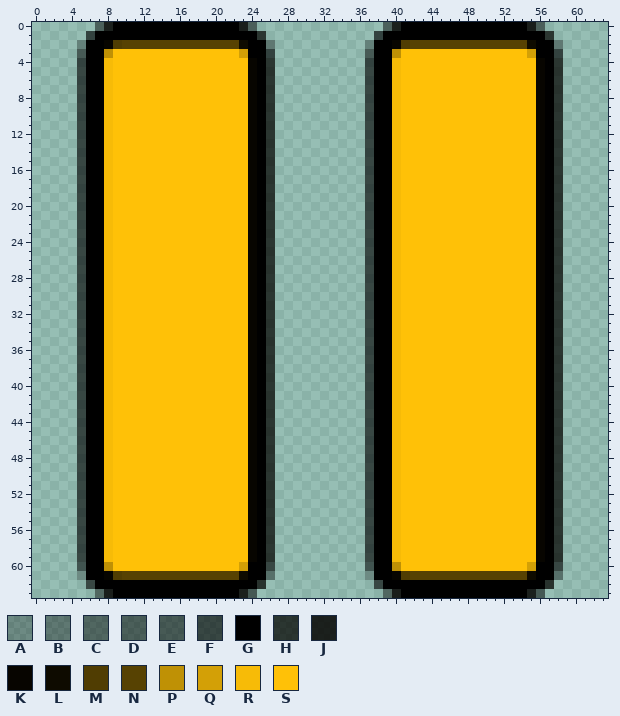
Two states of a pixel-art sprite, images/buttons/pause.png. The picture above is the old version.
The file is 64x64 pixels. Pixels under 10% opacity are left out. Colours within 5 levels of each other are drawn and written as one.
Palette (. is transparent): A #00000046  B #0000005e  C #00000075  D #00000080  E #00000086  F #000000a0  G #000000  H #030300ba  J #040200d6  K #070500  L #0e0b00  M #503d02  N #574202  P #bf9105  Q #d3a006  R #f7bb07  S #ffc107
Pixels before (only the part around the change), first column x 0:
 0 .......CJGGGGGGGGGGGGGGJD..............CJGGGGGGGGGGGGGGJD.......
 1 ......FGGGGGGGGGGGGGGGGGGH............FGGGGGGGGGGGGGGGGGGH......
 2 .....AGGKMNNNNNNNNNNNNNLGGB..........AGGKMNNNNNNNNNNNNNLGGB.....
 3 .....EGGPSSSSSSSSSSSSSSQGGF..........EGGPSSSSSSSSSSSSSSQGGF.....
 4 .....FGGRSSSSSSSSSSSSSSSKGH..........FGGRSSSSSSSSSSSSSSSKGH.....
 5 .....FGGRSSSSSSSSSSSSSSSKGH..........FGGRSSSSSSSSSSSSSSSKGH.....
 6 .....FGGRSSSSSSSSSSSSSSSKGH..........FGGRSSSSSSSSSSSSSSSKGH.....
 7 .....FGGRSSSSSSSSSSSSSSSKGH..........FGGRSSSSSSSSSSSSSSSKGH.....
 8 .....FGGRSSSSSSSSSSSSSSSKGH..........FGGRSSSSSSSSSSSSSSSKGH.....
 9 .....FGGRSSSSSSSSSSSSSSSKGH..........FGGRSSSSSSSSSSSSSSSKGH.....
10 .....FGGRSSSSSSSSSSSSSSSKGH..........FGGRSSSSSSSSSSSSSSSKGH.....
11 .....FGGRSSSSSSSSSSSSSSSKGH..........FGGRSSSSSSSSSSSSSSSKGH.....
12 .....FGGRSSSSSSSSSSSSSSSKGH..........FGGRSSSSSSSSSSSSSSSKGH.....
13 .....FGGRSSSSSSSSSSSSSSSKGH..........FGGRSSSSSSSSSSSSSSSKGH.....
14 .....FGGRSSSSSSSSSSSSSSSKGH..........FGGRSSSSSSSSSSSSSSSKGH.....
15 .....FGGRSSSSSSSSSSSSSSSKGH..........FGGRSSSSSSSSSSSSSSSKGH.....
16 .....FGGRSSSSSSSSSSSSSSSKGH..........FGGRSSSSSSSSSSSSSSSKGH.....
17 .....FGGRSSSSSSSSSSSSSSSKGH..........FGGRSSSSSSSSSSSSSSSKGH.....
18 .....FGGRSSSSSSSSSSSSSSSKGH..........FGGRSSSSSSSSSSSSSSSKGH.....
19 .....FGGRSSSSSSSSSSSSSSSKGH..........FGGRSSSSSSSSSSSSSSSKGH.....
20 .....FGGRSSSSSSSSSSSSSSSKGH..........FGGRSSSSSSSSSSSSSSSKGH.....
21 .....FGGRSSSSSSSSSSSSSSSKGH..........FGGRSSSSSSSSSSSSSSSKGH.....
22 .....FGGRSSSSSSSSSSSSSSSKGH..........FGGRSSSSSSSSSSSSSSSKGH.....
23 .....FGGRSSSSSSSSSSSSSSSKGH..........FGGRSSSSSSSSSSSSSSSKGH.....
24 .....FGGRSSSSSSSSSSSSSSSKGH..........FGGRSSSSSSSSSSSSSSSKGH.....
25 .....FGGRSSSSSSSSSSSSSSSKGH..........FGGRSSSSSSSSSSSSSSSKGH.....
26 .....FGGRSSSSSSSSSSSSSSSKGH..........FGGRSSSSSSSSSSSSSSSKGH.....
27 .....FGGRSSSSSSSSSSSSSSSKGH..........FGGRSSSSSSSSSSSSSSSKGH.....
28 .....FGGRSSSSSSSSSSSSSSSKGH..........FGGRSSSSSSSSSSSSSSSKGH.....
29 .....FGGRSSSSSSSSSSSSSSSKGH..........FGGRSSSSSSSSSSSSSSSKGH.....
30 .....FGGRSSSSSSSSSSSSSSSKGH..........FGGRSSSSSSSSSSSSSSSKGH.....
31 .....FGGRSSSSSSSSSSSSSSSKGH..........FGGRSSSSSSSSSSSSSSSKGH.....
32 .....FGGRSSSSSSSSSSSSSSSKGH..........FGGRSSSSSSSSSSSSSSSKGH.....
33 .....FGGRSSSSSSSSSSSSSSSKGH..........FGGRSSSSSSSSSSSSSSSKGH.....
34 .....FGGRSSSSSSSSSSSSSSSKGH..........FGGRSSSSSSSSSSSSSSSKGH.....
35 .....FGGRSSSSSSSSSSSSSSSKGH..........FGGRSSSSSSSSSSSSSSSKGH.....
36 .....FGGRSSSSSSSSSSSSSSSKGH..........FGGRSSSSSSSSSSSSSSSKGH.....
37 .....FGGRSSSSSSSSSSSSSSSKGH..........FGGRSSSSSSSSSSSSSSSKGH.....
38 .....FGGRSSSSSSSSSSSSSSSKGH..........FGGRSSSSSSSSSSSSSSSKGH.....
39 .....FGGRSSSSSSSSSSSSSSSKGH..........FGGRSSSSSSSSSSSSSSSKGH.....
40 .....FGGRSSSSSSSSSSSSSSSKGH..........FGGRSSSSSSSSSSSSSSSKGH.....
41 .....FGGRSSSSSSSSSSSSSSSKGH..........FGGRSSSSSSSSSSSSSSSKGH.....
42 .....FGGRSSSSSSSSSSSSSSSKGH..........FGGRSSSSSSSSSSSSSSSKGH.....
43 .....FGGRSSSSSSSSSSSSSSSKGH..........FGGRSSSSSSSSSSSSSSSKGH.....
44 .....FGGRSSSSSSSSSSSSSSSKGH..........FGGRSSSSSSSSSSSSSSSKGH.....
45 .....FGGRSSSSSSSSSSSSSSSKGH..........FGGRSSSSSSSSSSSSSSSKGH.....
46 .....FGGRSSSSSSSSSSSSSSSKGH..........FGGRSSSSSSSSSSSSSSSKGH.....
47 .....FGGRSSSSSSSSSSSSSSSKGH..........FGGRSSSSSSSSSSSSSSSKGH.....
48 .....FGGRSSSSSSSSSSSSSSSKGH..........FGGRSSSSSSSSSSSSSSSKGH.....
49 .....FGGRSSSSSSSSSSSSSSSKGH..........FGGRSSSSSSSSSSSSSSSKGH.....
50 .....FGGRSSSSSSSSSSSSSSSKGH..........FGGRSSSSSSSSSSSSSSSKGH.....
51 .....FGGRSSSSSSSSSSSSSSSKGH..........FGGRSSSSSSSSSSSSSSSKGH.....
52 .....FGGRSSSSSSSSSSSSSSSKGH..........FGGRSSSSSSSSSSSSSSSKGH.....
53 .....FGGRSSSSSSSSSSSSSSSKGH..........FGGRSSSSSSSSSSSSSSSKGH.....
54 .....FGGRSSSSSSSSSSSSSSSKGH..........FGGRSSSSSSSSSSSSSSSKGH.....
55 .....FGGRSSSSSSSSSSSSSSSKGH..........FGGRSSSSSSSSSSSSSSSKGH.....
56 .....FGGRSSSSSSSSSSSSSSSKGH..........FGGRSSSSSSSSSSSSSSSKGH.....
57 .....FGGRSSSSSSSSSSSSSSSKGH..........FGGRSSSSSSSSSSSSSSSKGH.....
58 .....FGGRSSSSSSSSSSSSSSSKGH..........FGGRSSSSSSSSSSSSSSSKGH.....
59 .....FGGRSSSSSSSSSSSSSSSKGH..........FGGRSSSSSSSSSSSSSSSKGH.....
60 .....EGGPSSSSSSSSSSSSSSQGGF..........EGGPSSSSSSSSSSSSSSQGGF.....
61 .....AGGKMNNNNNNNNNNNNNLGGB..........AGGKMNNNNNNNNNNNNNLGGB.....
62 ......FGGGGGGGGGGGGGGGGGGH............FGGGGGGGGGGGGGGGGGGH......
63 .......CJGGGGGGGGGGGGGGJD..............CJGGGGGGGGGGGGGGJD.......
New version:
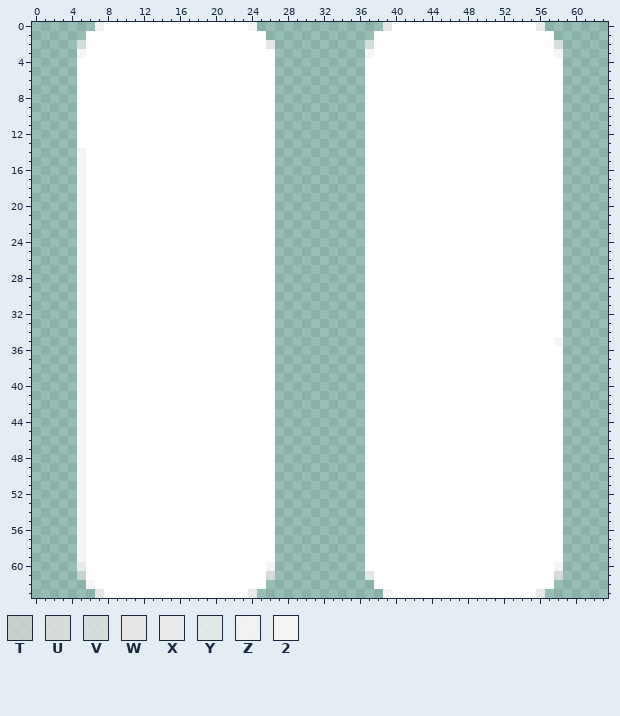
Colours new in this view: T #dadadab9  U #e3e3e3d7  V #e7e7e7cc  W #ebebebe9  X #eeeeeef0  Y #efefefda  Z #f5f5f5f3  2 #f6f6f6fa
From old to new:
colour S: #ffc107 -> #ffffff
Changed rows in their new state; - is a pixel that keeps its letter.
first column x 5:
 0 --ZSSSSSSSSSSSSSSSS2--------------WSSSSSSSSSSSSSSSSX--
 1 -SSSSSSSSSSSSSSSSSSSS------------SSSSSSSSSSSSSSSSSSSS-
 2 VSSSSSSSSSSSSSSSSSSSSW----------VSSSSSSSSSSSSSSSSSSSSU
 3 2SSS--------------SSSS----------2SSS--------------SSS2
 4 SSSS---------------SSS----------SSSS---------------SSS
 5 SSSS---------------SSS----------SSSS---------------SSS
 6 SSSS---------------SSS----------SSSS---------------SSS
 7 SSSS---------------SSS----------SSSS---------------SSS
 8 SSSS---------------SSS----------SSSS---------------SSS
 9 SSSS---------------SSS----------SSSS---------------SSS
10 SSSS---------------SSS----------SSSS---------------SSS
11 SSSS---------------SSS----------SSSS---------------SSS
12 SSSS---------------SSS----------SSSS---------------SSS
13 SSSS---------------SSS----------SSSS---------------SSS
14 2SSS---------------SSS----------SSSS---------------SSS
15 2SSS---------------SSS----------SSSS---------------SSS
16 2SSS---------------SSS----------SSSS---------------SSS
17 2SSS---------------SSS----------SSSS---------------SSS
18 2SSS---------------SSS----------SSSS---------------SSS
19 2SSS---------------SSS----------SSSS---------------SSS
20 2SSS---------------SSS----------SSSS---------------SSS
21 2SSS---------------SSS----------SSSS---------------SSS
22 2SSS---------------SSS----------SSSS---------------SSS
23 2SSS---------------SSS----------SSSS---------------SSS
24 2SSS---------------SSS----------SSSS---------------SSS
25 2SSS---------------SSS----------SSSS---------------SSS
26 2SSS---------------SSS----------SSSS---------------SSS
27 2SSS---------------SSS----------SSSS---------------SSS
28 2SSS---------------SSS----------SSSS---------------SSS
29 2SSS---------------SSS----------SSSS---------------SSS
30 2SSS---------------SSS----------SSSS---------------SSS
31 2SSS---------------SSS----------SSSS---------------SSS
32 2SSS---------------SSS----------SSSS---------------SSS
33 2SSS---------------SSS----------SSSS---------------SSS
34 2SSS---------------SSS----------SSSS---------------SSS
35 2SSS---------------SSS----------SSSS---------------SS2
36 2SSS---------------SSS----------SSSS---------------SSS
37 2SSS---------------SSS----------SSSS---------------SSS
38 2SSS---------------SSS----------SSSS---------------SSS
39 2SSS---------------SSS----------SSSS---------------SSS
40 2SSS---------------SSS----------SSSS---------------SSS
41 2SSS---------------SSS----------SSSS---------------SSS
42 2SSS---------------SSS----------SSSS---------------SSS
43 2SSS---------------SSS----------SSSS---------------SSS
44 2SSS---------------SSS----------SSSS---------------SSS
45 2SSS---------------SSS----------SSSS---------------SSS
46 2SSS---------------SSS----------SSSS---------------SSS
47 2SSS---------------SSS----------SSSS---------------SSS
48 2SSS---------------SSS----------SSSS---------------SSS
49 2SSS---------------SSS----------SSSS---------------SSS
50 2SSS---------------SSS----------SSSS---------------SSS
51 2SSS---------------SSS----------SSSS---------------SSS
52 2SSS---------------SSS----------SSSS---------------SSS
53 2SSS---------------SSS----------SSSS---------------SSS
54 2SSS---------------SSS----------SSSS---------------SSS
55 2SSS---------------SSS----------SSSS---------------SSS
56 2SSS---------------SSS----------SSSS---------------SSS
57 2SSS---------------SSS----------SSSS---------------SSS
58 2SSS---------------SSS----------SSSS---------------SSS
59 2SSS---------------SSS----------SSSS---------------SSS
60 XSSS--------------SSS2----------SSSS--------------SSS2
61 TSSSSSSSSSSSSSSSSSSSSU----------YSSSSSSSSSSSSSSSSSSSSU
62 -2SSSSSSSSSSSSSSSSSSS------------SSSSSSSSSSSSSSSSSSSS-
63 --WSSSSSSSSSSSSSSSSX--------------2SSSSSSSSSSSSSSSSX--
Pixel boxes of the changes (left, top, right, bottom) in both pictures:
changed: (77, 22, 275, 598)
changed: (365, 22, 563, 598)
